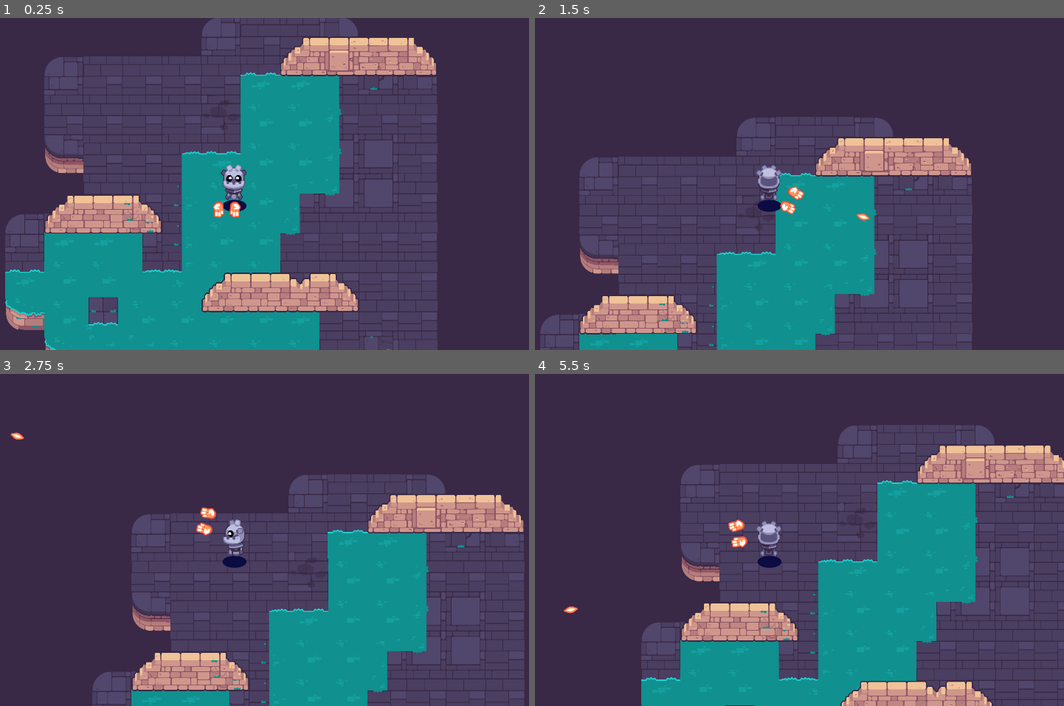
Above: before the commit, frames 1-4 (two rows, left to right).
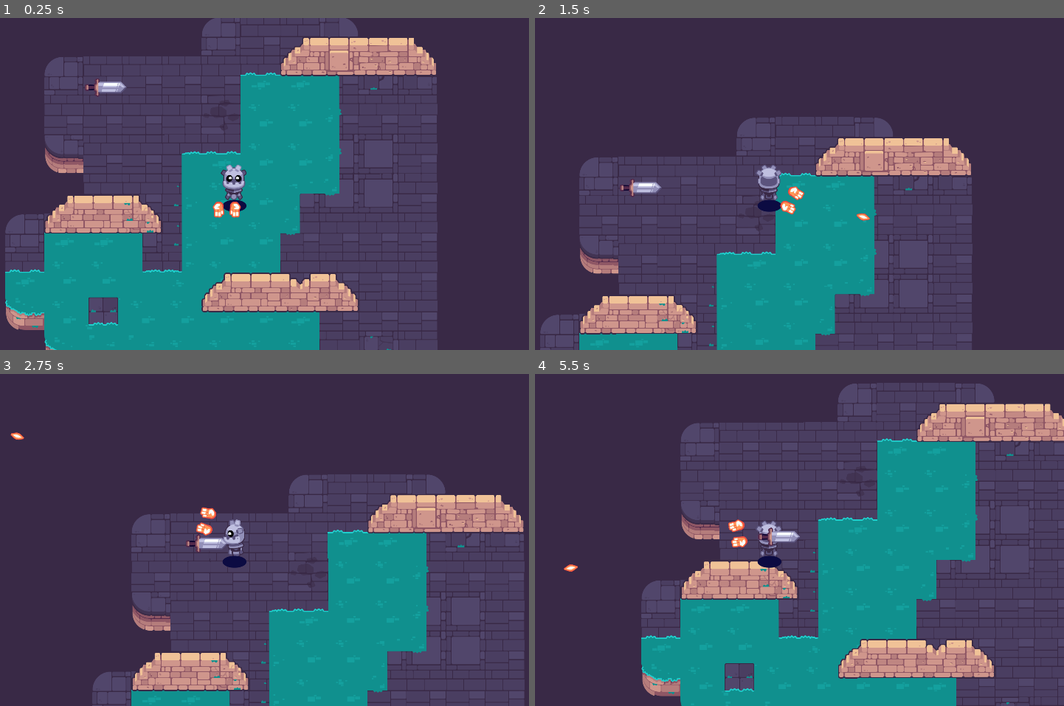
Above: after the commit, the same moments.

Repository: EricCa1/Path-of-Sorcerers
Game: Godot game, scene res://node_2d.tscn
The game is run twice, just before and just after one commit, with the same random seed, the same clock (stepped at 60 frames per second) and the same inputs. The project has no main scene, so this scene is started directly.
Inputs (mouse positions are in pixels of both pictures, inside the frame that each line leads up to):
- Up to frame 1 (0.25 s): no input
- Up to frame 2 (1.5 s): tap Enter at 0.5 s; move the mouse to (741, 250) at 0.52 s; hold W (Move_up) 0.53-1.25 s; click (741, 250) at 0.6 s; tap Space at 0.77 s; drag from (947, 233) to (741, 250) at 1.27 s
- Up to frame 3 (2.75 s): tap Space at 2 s; move the mouse to (58, 490) at 2.02 s; hold A (Move_Left) from 2.03 s (still down); click (58, 490) at 2.1 s
- Up to frame 4 (5.5 s): release A (Move_Left) at 2.75 s; drag from (799, 540) to (593, 490) at 2.77 s; move the mouse to (677, 457) at 3.52 s; hold S (Move_down) 3.53-4.25 s; click (677, 457) at 3.6 s; tap Space at 3.77 s; drag from (900, 523) to (677, 457) at 4.27 s; move the mouse to (651, 556) at 5.02 s; hold W (Move_up) from 5.03 s (still down); click (651, 556) at 5.1 s

The runs differ from the first frame. In frame 1, 0.2% of the frame differs, in the area x 16-24%, y 18-24%; in frame 2, 0.2%; in frame 3, 0.2%; in frame 4, 32%, in the area x 5-100%, y 2-100%.

Commit message:
L8 The mob

Diff:
--- /dev/null
+++ b/M10.twin_stick_workbook/mob.gd
@@ -0,0 +1,41 @@
+class_name Mob extends CharacterBody2D
+
+@export var max_speed := 250.0
+@export var accerleration := 700.0
+
+var _player: Player = null
+
+@onready var _detection_area: Area2D = $DetectionArea
+
+const SPEED = 300.0
+const JUMP_VELOCITY = -400.0
+
+func _ready() -> void:
+	_detection_area.body_entered.connect(func (body: Node) -> void:
+		if body is Player:
+			_player = body
+)
+	_detection_area.body_exited.connect(func (body: Node) -> void:
+		if body is Player:
+			_player = null
+)
+
+func _physics_process(delta: float) -> void:
+	if  _player == null:
+		velocity = velocity.move_toward(Vector2.ZERO, accerleration * delta)
+	else:
+		var direction := global_position.direction_to(_player.global_position)
+		var distance := global_position.distance_to(_player.global_position)
+		var speed := max_speed if distance > 120.0 else max_speed * distance / 120.0
+		var desired_velocity := direction * speed
+		velocity = velocity.move_toward(desired_velocity, accerleration * delta)
+
+	move_and_slide()
+
+
+func _on_detection_area_body_exited(body: Node2D) -> void:
+	pass # Replace with function body.
+
+
+func _on_detection_area_body_entered(body: Node2D) -> void:
+	pass # Replace with function body.
--- /dev/null
+++ b/M10.twin_stick_workbook/mob.tscn
@@ -0,0 +1,29 @@
+[gd_scene load_steps=5 format=3 uid="uid://ctmjg4lj0jdr1"]
+
+[ext_resource type="Script" path="res://mob.gd" id="1_k5hcs"]
+[ext_resource type="Texture2D" uid="uid://nohjoiah3jgr" path="res://mobs/sword_inactive.png" id="2_gxu66"]
+
+[sub_resource type="CircleShape2D" id="CircleShape2D_kwplo"]
+radius = 296.204
+
+[sub_resource type="CircleShape2D" id="CircleShape2D_puxqb"]
+
+[node name="Mob" type="CharacterBody2D"]
+motion_mode = 1
+script = ExtResource("1_k5hcs")
+
+[node name="SwordInactive" type="Sprite2D" parent="."]
+position = Vector2(34, -3)
+texture = ExtResource("2_gxu66")
+
+[node name="DetectionArea" type="Area2D" parent="."]
+
+[node name="CollisionShape2D" type="CollisionShape2D" parent="DetectionArea"]
+position = Vector2(17, -1)
+shape = SubResource("CircleShape2D_kwplo")
+
+[node name="CollisionShape2D" type="CollisionShape2D" parent="."]
+shape = SubResource("CircleShape2D_puxqb")
+
+[connection signal="body_entered" from="DetectionArea" to="." method="_on_detection_area_body_entered"]
+[connection signal="body_exited" from="DetectionArea" to="." method="_on_detection_area_body_exited"]
--- a/M10.twin_stick_workbook/node_2d.tscn
+++ b/M10.twin_stick_workbook/node_2d.tscn
@@ -1,7 +1,8 @@
-[gd_scene load_steps=3 format=3 uid="uid://c1kguow7e8smy"]
+[gd_scene load_steps=4 format=3 uid="uid://c1kguow7e8smy"]
 
 [ext_resource type="PackedScene" uid="uid://cu2rb5dl4ljte" path="res://levels/rooms/room_a.tscn" id="1_k4yer"]
 [ext_resource type="PackedScene" uid="uid://blwwx63im4rx6" path="res://player.tscn" id="2_cbcdw"]
+[ext_resource type="PackedScene" uid="uid://ctmjg4lj0jdr1" path="res://mob.tscn" id="3_54dcs"]
 
 [node name="Node2D" type="Node2D"]
 
@@ -9,3 +10,6 @@
 
 [node name="Player" parent="." instance=ExtResource("2_cbcdw")]
 position = Vector2(746, 542)
+
+[node name="Mob" parent="." instance=ExtResource("3_54dcs")]
+position = Vector2(295, 231)
